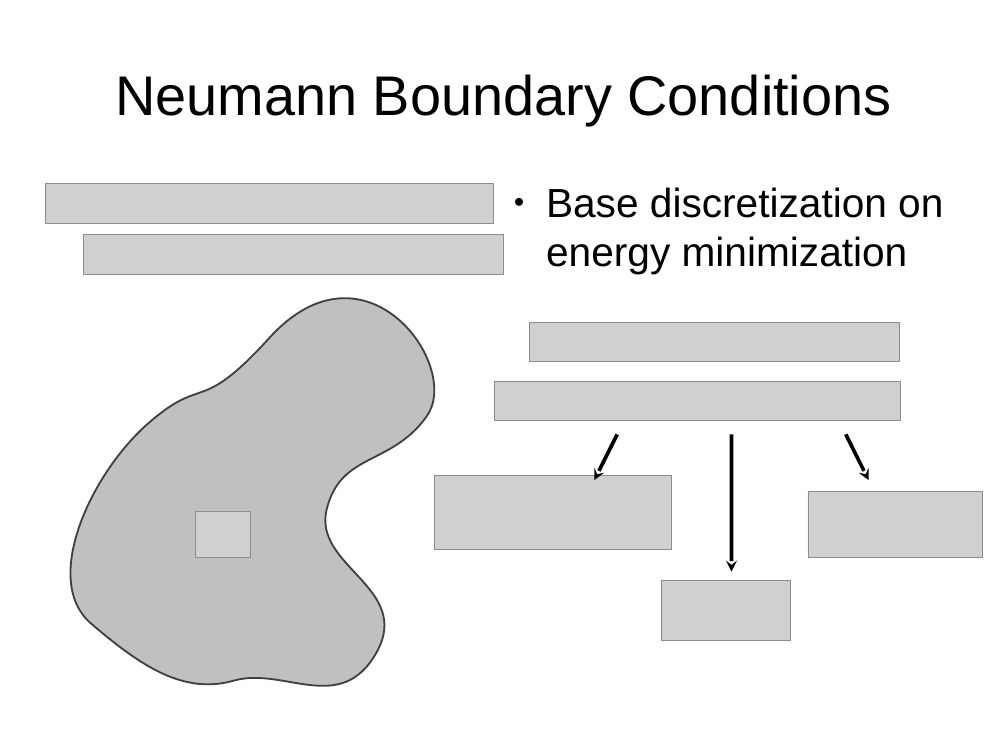
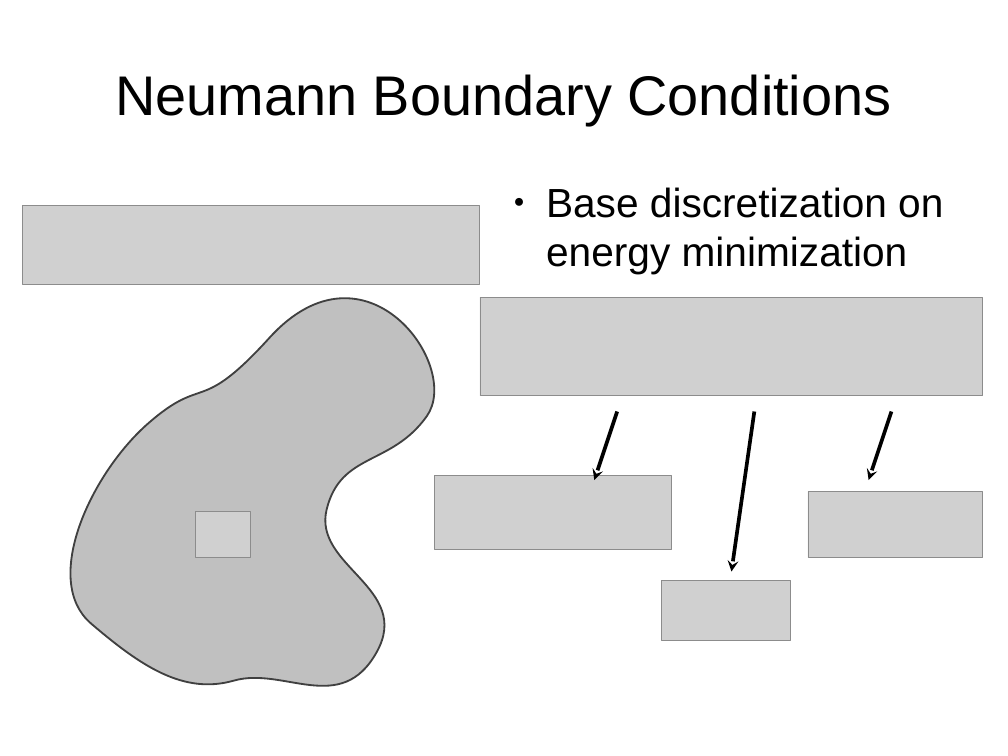
Before and after one commit to jhellrung/documents, a slide deck: slide 8 of presentations/sandia.2011.11.08/slides.odp. Drawn at 1008x756 pixels with LibreOffice and Linux fonts; fonts in the diff are those of the drawing; grey boxes stand for pictures. Boxes give left, top, right and bottom in pixels: in the first picture for what was removed or moved away, otherwise in the second. Text is boxed around its words. In the diff, an @@ line names an element or a change of style, - is before the commit and + after.

```diff
--- a/presentations/sandia.2011.11.08/slides.odp
+++ b/presentations/sandia.2011.11.08/slides.odp
@@ picture: place and size @@
-picture at <box>83,234,503,274</box>
+picture at <box>23,206,480,284</box>
@@ picture removed at <box>46,184,494,223</box> @@
@@ picture: place and size @@
-picture at <box>530,323,899,362</box>
+picture at <box>480,297,983,396</box>
@@ picture removed at <box>495,381,901,421</box> @@
@@ arrow moved from (617, 434) - (595, 480) to (617, 412) - (595, 480) @@
@@ arrow moved from (732, 434) - (732, 572) to (755, 412) - (732, 572) @@
@@ arrow moved from (846, 434) - (869, 480) to (892, 412) - (869, 480) @@
```
Also in this commit, not shown: 9 other slides changed, 2 slides added.
